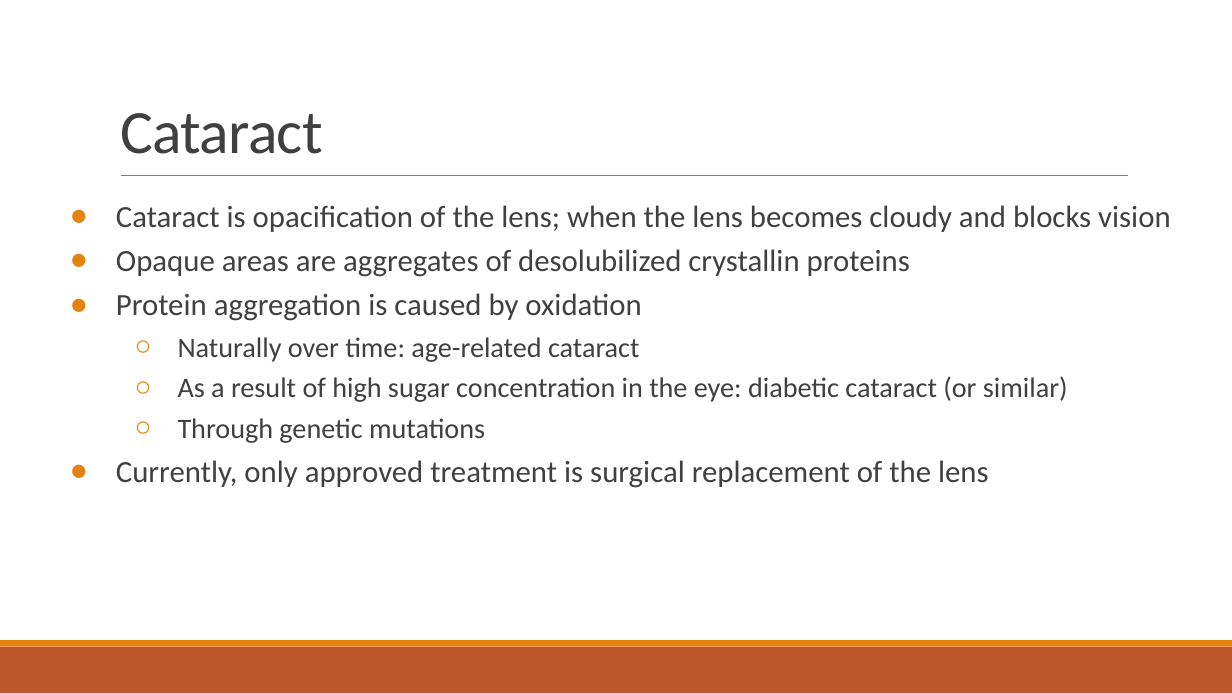
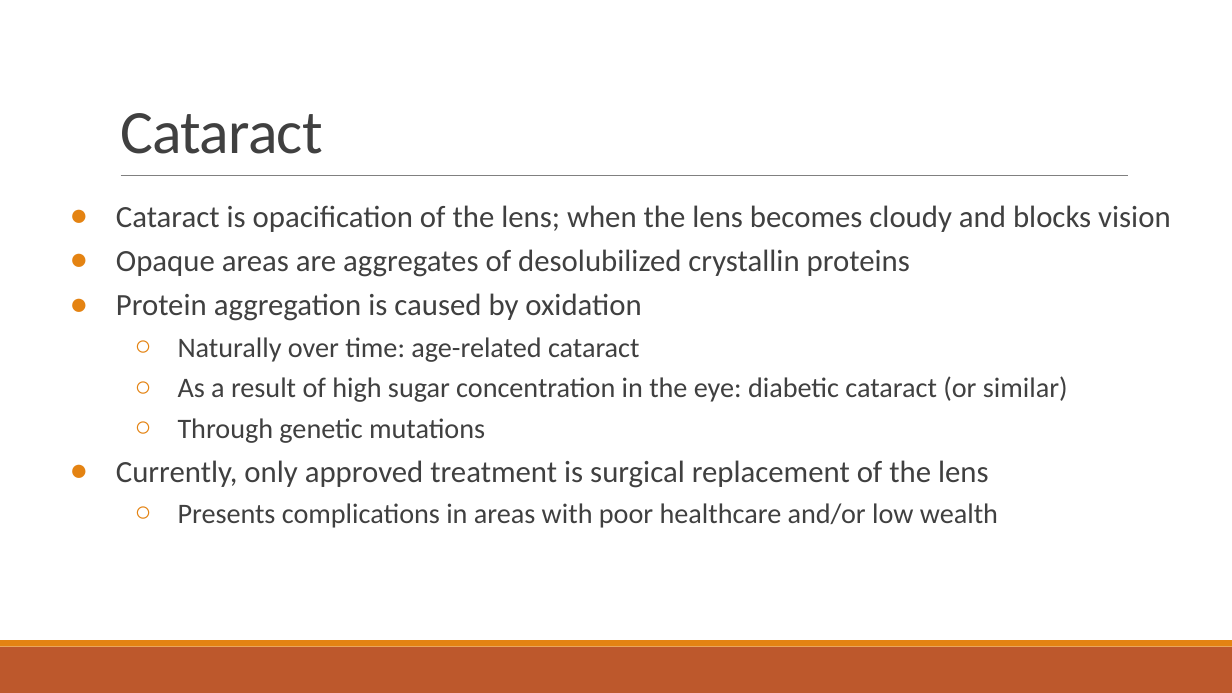
Before and after one commit to dyaom/REHS-2019, a slide deck: slide 5 of Cataract.pptx. Drawn at 1232x693 pixels with LibreOffice and Linux fonts; fonts in the diff are those of the drawing. Boxes give left, top, right and bottom in pixels: in the first picture for what was removed or moved away, otherwise in the second. Text is boxed around its words. In the diff, an @@ line names an element or a change of style, - is before the commit and + after.

```diff
--- a/Cataract.pptx
+++ b/Cataract.pptx
@@ text at [178,503,998,528]: paragraph added @@
+  ○ Presents complications in areas with poor healthcare and/or low wealth
```
Also in this commit, not shown: 7 other slides changed, 3 slides added, 2 slides removed, 1 other file.
